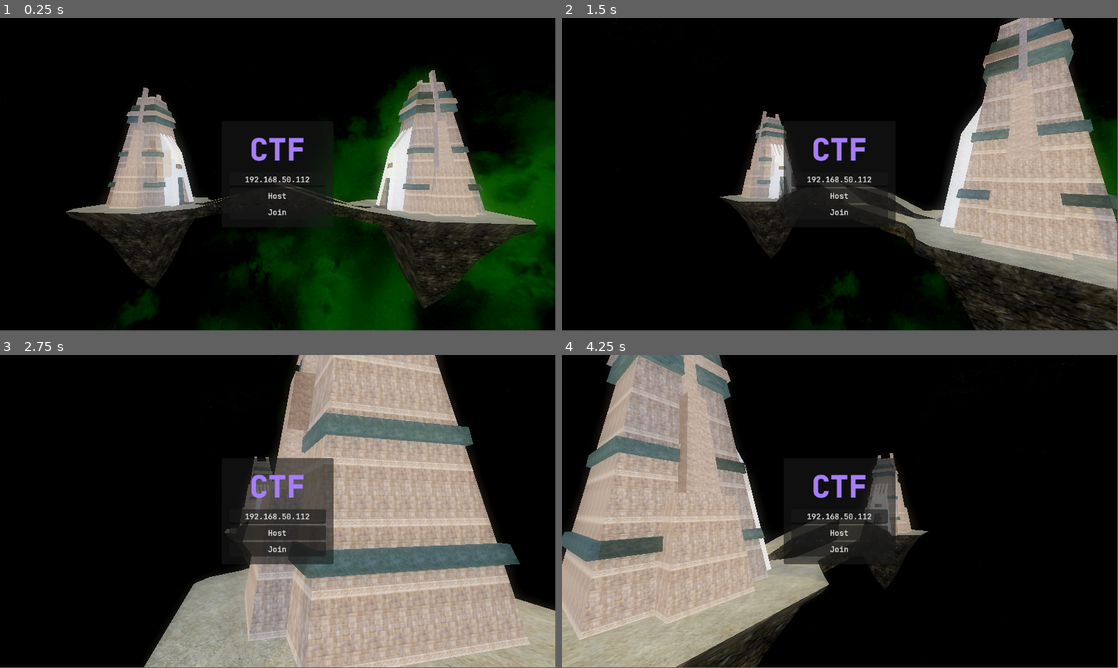
Above: before the commit, frames 1-4 (two rows, left to right).
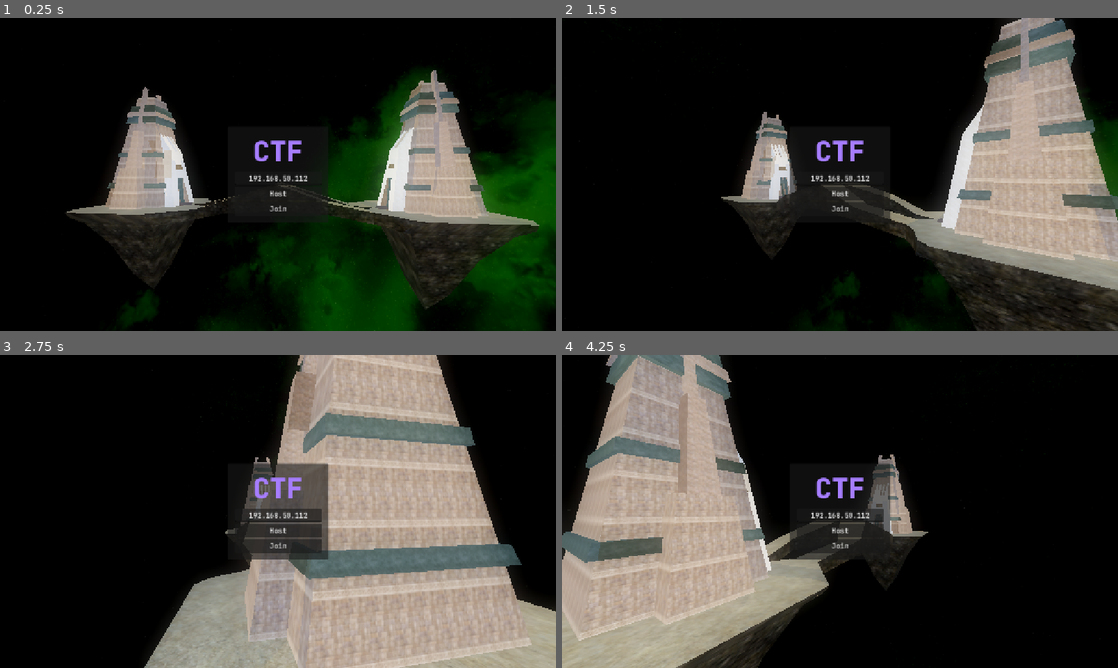
Above: after the commit, the same moments.

Repository: Qainguin/ctf
Game: Godot game, scene res://Scenes/ctf_face.tscn
The game is run twice, just before and just after one commit, with the same random seed, the same clock (stepped at 60 frames per second) and the same inputs. Sound files missing from this copy of the repository are replaced by a short silence.
Inputs (mouse positions are in pixels of both pictures, inside the frame that each line leads up to):
- Up to frame 1 (0.25 s): no input
- Up to frame 2 (1.5 s): move the mouse to (962, 158) at 0.52 s; hold D (move_right) 0.53-1.28 s; hold Shift (run) 0.53-1.28 s; tap Space (jump) at 0.77 s; move the mouse to (728, 190) at 1.27 s; hold S (move_down) from 1.28 s (still down); click (728, 190) at 1.35 s
- Up to frame 3 (2.75 s): tap Space (jump) at 1.52 s; move the mouse to (333, 442) at 2.02 s; release S (move_down) at 2.03 s; hold D (move_right) from 2.03 s (still down); hold Shift (run) from 2.03 s (still down)
- Up to frame 4 (4.25 s): move the mouse to (812, 574) at 2.77 s; release D (move_right) at 2.78 s; release Shift (run) at 2.78 s; hold W (move_up) 2.78-3.53 s; click (812, 574) at 2.85 s; tap Space (jump) at 3.02, 3.77 s; move the mouse to (1006, 558) at 3.52 s; hold A (move_left) from 3.53 s (still down); hold Shift (run) from 3.53 s (still down)
In our replay, the window is 799x449 before the commit and 800x450 after it. These sizes can differ from the game's own. Grey fills any space a smaller window leaves; there, only what the larger window draws over its background counts as a difference.

The runs differ from the first frame. In frame 1, 2.5% of the frame differs, in the area x 11-100%, y 16-100%; in frame 2, 3.2%; in frame 3, 4.3%, in the area x 25-100%, y 0-100%; in frame 4, 2.8%.

Commit message:
Added Crosshair & BloodOverlay

Diff:
--- a/Scenes/player.tscn
+++ b/Scenes/player.tscn
@@ -45,6 +45,7 @@
 [ext_resource type="AudioStream" uid="uid://w3a41eruqtat" path="res://Assets/Audio/Announcer/unstoppable.WAV" id="43_h5cax"]
 [ext_resource type="AudioStream" uid="uid://cyua644df63d6" path="res://Assets/Audio/Announcer/winner.WAV" id="44_dj0x0"]
 [ext_resource type="AudioStream" uid="uid://ey23750d7t36" path="res://Assets/Audio/Announcer/you-may-proceed.WAV" id="45_f1uaf"]
+[ext_resource type="Texture2D" uid="uid://ct1blje1iup00" path="res://Assets/crosshair177.png" id="46_ax3m3"]
 
 [sub_resource type="Animation" id="Animation_3smsa"]
 length = 0.001
@@ -80,6 +81,53 @@
 _data = {
 &"RESET": SubResource("Animation_3smsa"),
 &"death": SubResource("Animation_x3wgy")
+}
+
+[sub_resource type="Gradient" id="Gradient_ax3m3"]
+colors = PackedColorArray(0, 0, 0, 0, 0.666667, 0, 0, 0.392157)
+
+[sub_resource type="GradientTexture2D" id="GradientTexture2D_3vlem"]
+gradient = SubResource("Gradient_ax3m3")
+width = 1280
+height = 720
+fill = 1
+fill_from = Vector2(0.504808, 0.512821)
+
+[sub_resource type="Animation" id="Animation_ax3m3"]
+resource_name = "hit"
+length = 0.5
+tracks/0/type = "value"
+tracks/0/imported = false
+tracks/0/enabled = true
+tracks/0/path = NodePath(".:modulate")
+tracks/0/interp = 1
+tracks/0/loop_wrap = true
+tracks/0/keys = {
+"times": PackedFloat32Array(0, 0.5),
+"transitions": PackedFloat32Array(1, 1),
+"update": 0,
+"values": [Color(1, 1, 1, 1), Color(1, 1, 1, 0)]
+}
+
+[sub_resource type="Animation" id="Animation_3vlem"]
+length = 0.001
+tracks/0/type = "value"
+tracks/0/imported = false
+tracks/0/enabled = true
+tracks/0/path = NodePath(".:modulate")
+tracks/0/interp = 1
+tracks/0/loop_wrap = true
+tracks/0/keys = {
+"times": PackedFloat32Array(0),
+"transitions": PackedFloat32Array(1),
+"update": 0,
+"values": [Color(1, 1, 1, 1)]
+}
+
+[sub_resource type="AnimationLibrary" id="AnimationLibrary_3vlem"]
+_data = {
+&"RESET": SubResource("Animation_3vlem"),
+&"hit": SubResource("Animation_ax3m3")
 }
 
 [sub_resource type="CapsuleShape3D" id="CapsuleShape3D_f60y1"]
@@ -123,6 +171,29 @@
 &"": SubResource("AnimationLibrary_8erm5")
 }
 
+[node name="HUD" type="CanvasLayer" parent="."]
+
+[node name="BloodOverlay" type="TextureRect" parent="HUD"]
+offset_right = 1280.0
+offset_bottom = 720.0
+texture = SubResource("GradientTexture2D_3vlem")
+
+[node name="BloodAnimator" type="AnimationPlayer" parent="HUD/BloodOverlay"]
+libraries = {
+&"": SubResource("AnimationLibrary_3vlem")
+}
+
+[node name="CrosshairCenter" type="CenterContainer" parent="HUD"]
+anchors_preset = 15
+anchor_right = 1.0
+anchor_bottom = 1.0
+grow_horizontal = 2
+grow_vertical = 2
+
+[node name="Crosshair" type="TextureRect" parent="HUD/CrosshairCenter"]
+layout_mode = 2
+texture = ExtResource("46_ax3m3")
+
 [node name="CollisionShape3D" type="CollisionShape3D" parent="."]
 shape = SubResource("CapsuleShape3D_f60y1")
 
--- a/Scripts/player.gd
+++ b/Scripts/player.gd
@@ -24,7 +24,9 @@
 @onready var camera: Camera3D = %Camera
 
 @onready var death_sound: AudioStreamPlayer3D = $DeathSound
+
 @onready var death_animator: AnimationPlayer = $DeathOverlay/DeathAnimator
+@onready var blood_animator: AnimationPlayer = $HUD/BloodOverlay/BloodAnimator
 
 @onready var announcer: AudioStreamPlayer = $Announcer
 
@@ -89,6 +91,8 @@
 @rpc("any_peer")
 func hit() -> void:
 	health -= 1
+	blood_animator.play("hit")
+
 
 func kill() -> void:
 	death_sound.stream = DEATH_SOUNDS.pick_random()
--- a/project.godot
+++ b/project.godot
@@ -14,6 +14,13 @@
 run/main_scene="res://Scenes/ctf_face.tscn"
 config/features=PackedStringArray("4.4", "GL Compatibility")
 config/icon="res://icon.svg"
+
+[display]
+
+window/size/viewport_width=1280
+window/size/viewport_height=720
+window/stretch/mode="canvas_items"
+window/stretch/aspect="expand"
 
 [global_group]
 
Binary file added: Assets/crosshair177.png
Not shown, added: Assets/crosshair177.png.import
Not shown: 1 places in Scenes/player.tscn that only renumber resources
